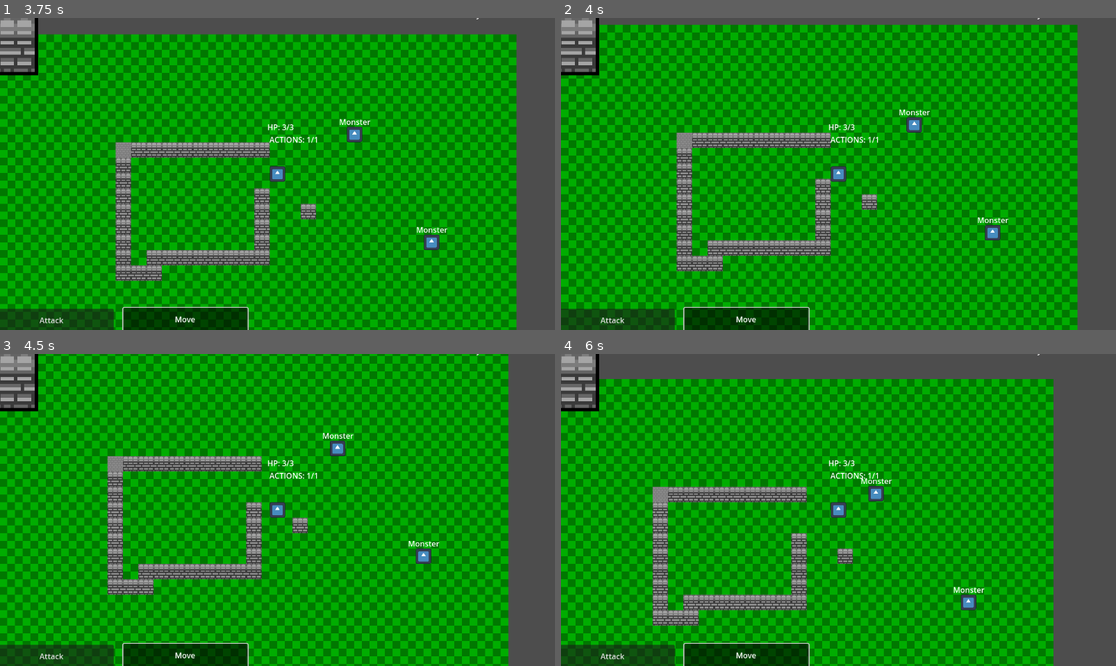
Above: before the commit, frames 1-4 (two rows, left to right).
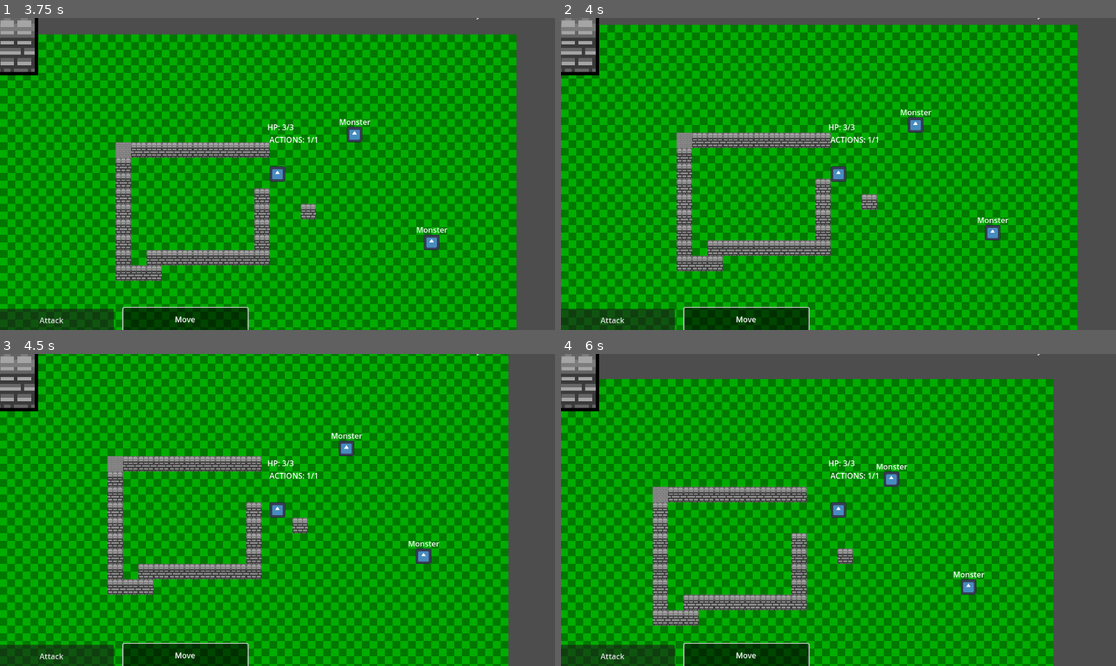
Above: after the commit, the same moments.

Repository: BurntToaster-Pirate15/Project-Prometheus
Game: Godot game, scene res://scenes/main_menu.tscn
Two runs of this game, one before a commit and one after it. Both use one fixed random seed, a clock stepped at 60 frames per second and the inputs below. The engine's default icon, where the game draws it, is replaced by a stand-in: a white triangle on a blue panel in a dark square.
Inputs (mouse positions are in pixels of both pictures, inside the frame that each line leads up to):
- Up to frame 1 (3.75 s): click "Play New Game" at 0.5 s; tap Enter at 1.25 s; move the mouse to (399, 158) at 1.27 s; hold D (right) 1.28-2 s; hold Shift (Dash) 1.28-2 s; click (399, 158) at 1.42 s; click "Attack" at 2 s; click "Move" at 2.75 s; tap Space at 3.5 s; move the mouse to (166, 189) at 3.52 s; hold S (down) from 3.53 s (still down); tap Shift (Dash) at 3.6 s
- Up to frame 2 (4 s): keep holding S (down)
- Up to frame 3 (4.5 s): move the mouse to (333, 441) at 4.27 s; release S (down) at 4.28 s; hold D (right) from 4.28 s (still down); hold Shift (Dash) from 4.28 s (still down)
- Up to frame 4 (6 s): move the mouse to (810, 572) at 5.02 s; release D (right) at 5.03 s; release Shift (Dash) at 5.03 s; hold W (up) 5.03-5.78 s; tap Shift (Dash) at 5.1 s; click (810, 572) at 5.17 s; move the mouse to (1005, 556) at 5.77 s; hold A (left) from 5.78 s (still down); hold Shift (Dash) from 5.78 s (still down)

Frame 1 is identical in both runs. In frame 2, 0.1% of the frame differs, in the area x 60-67%, y 29-37%; in frame 3, 0.3%; in frame 4, 0.8%, in the area x 54-77%, y 35-83%.
Error after the commit: Modulo by zero error in operator '%'. (res://scripts/Monster.gd:29)

Commit message:
feat: add a customizable pathing option to  monster

Diff:
--- a/scripts/Monster.gd
+++ b/scripts/Monster.gd
@@ -2,6 +2,9 @@
 
 @export var SPEED = 300.0
 @export var spawn_point: Vector2
+
+@export var path: Array[Vector2]
+var index: int = 0
 
 var is_moving: bool = false
 
@@ -23,6 +26,8 @@
 
 func start_turn(grid: TileMap, combatants: Array[CharacterBody2D]):
 	actions = 1
+	index %= path.size() # make index wrap around
+
 	# find player and move towards him one space per turn
 	for combatant in combatants:
 		if combatant.name == "Player":
@@ -36,15 +41,15 @@
 	for occupied_position in occupied_positions:
 		grid.grid.set_point_solid(grid.local_to_map(occupied_position.global_position))
 
-	var path: Array = grid.get_grid_path(position, player.position)
+	var curr_path: Array = grid.get_grid_path(position, player.position)
+	if curr_path.is_empty() or len(curr_path) > 10:
+		# move with predefined path
+		# idle behaviour
+		curr_path = grid.get_grid_path(position, path[index])
+		if curr_path.is_empty():
+			print(position)
+			print(path[index])
 
-	if path.is_empty() or len(path) > 10:
-		# move randomly
-		# idle behaviour
-		var rand_x: int = randi_range(-1, 1)
-		var rand_y: int = randi_range(-1, 1)
-		var random_direction: Vector2 =  spawn_point + Vector2(rand_x * 32, rand_y * 32)
-		path = grid.get_grid_path(position, random_direction)
 
 	for occupied_position in occupied_positions:
 		grid.grid.set_point_solid(grid.local_to_map(occupied_position.global_position), false)
@@ -54,10 +59,13 @@
 
 	for tile in path:
 		if actions > 0:
-			move_grid((grid.map_to_local(path.pop_front()) - position).normalized())
+			move_grid((grid.map_to_local(curr_path.pop_front()) - position).normalized())
 			actions -= 1
 			await moved
 			break
+
+	if global_position == path[index]:
+		index += 1 # update index
 	turn_finished.emit()
 
 func move_grid(direction: Vector2):
